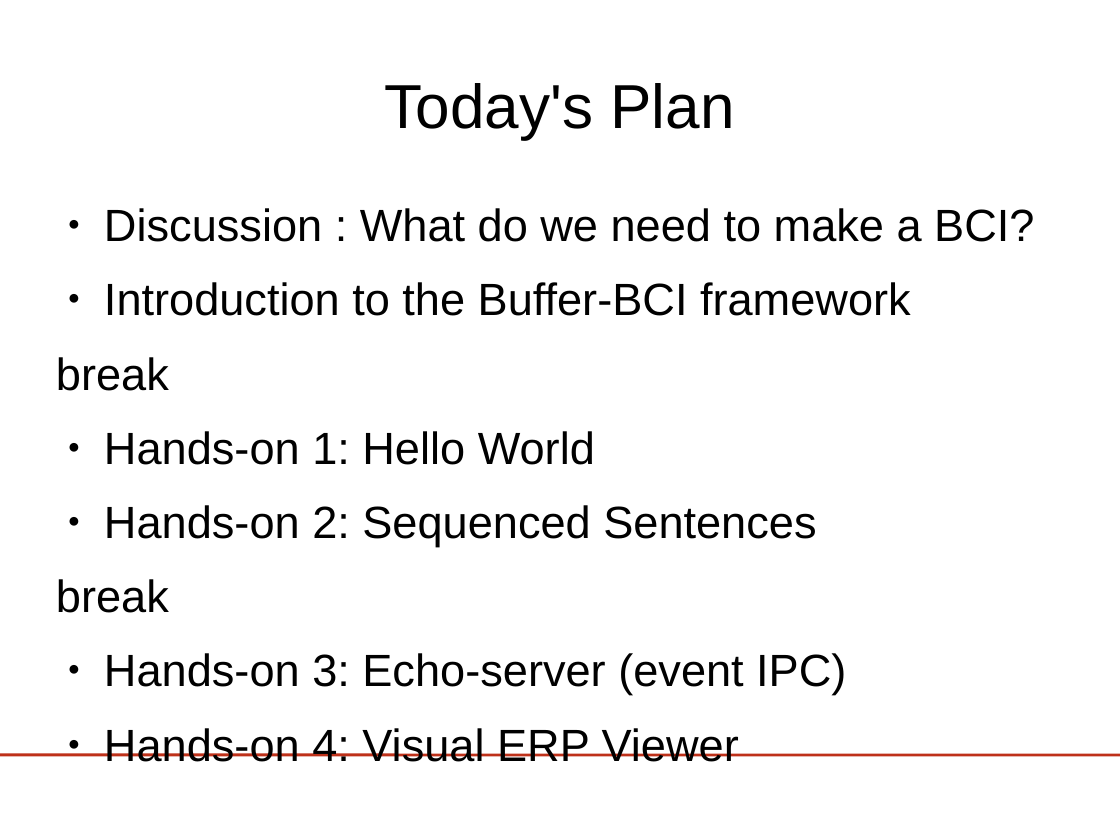
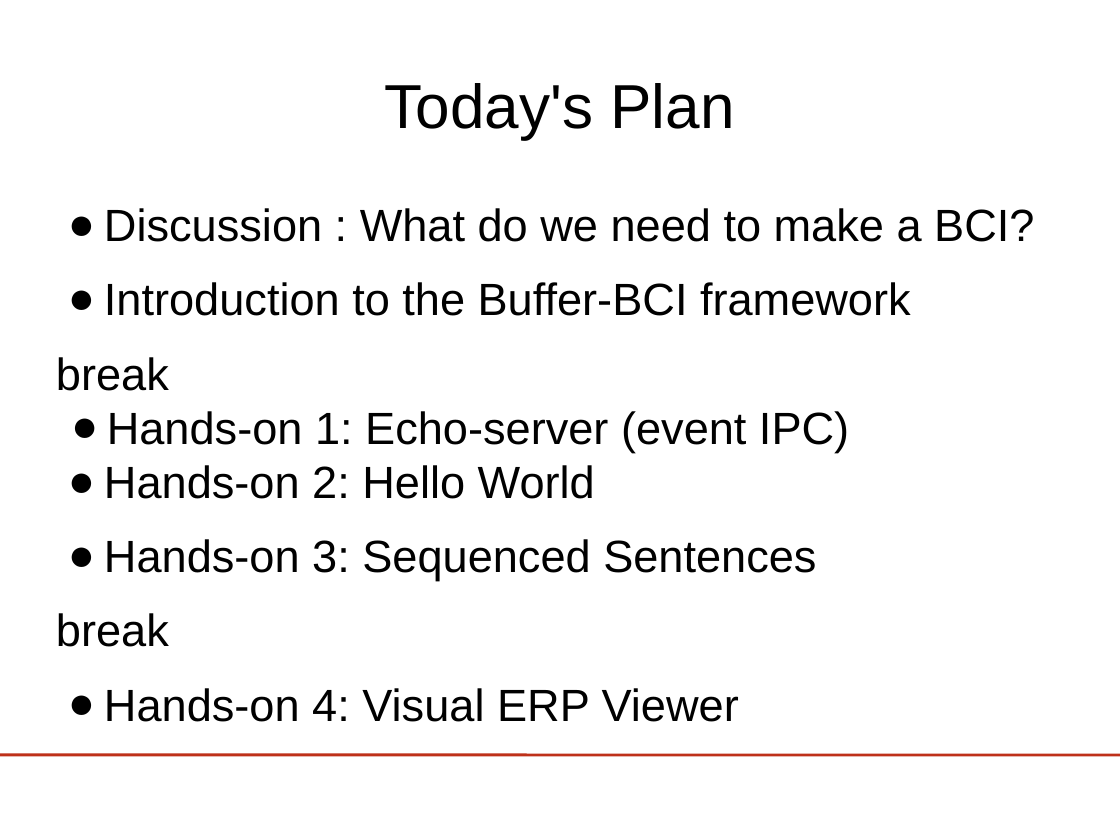
Before and after one commit to jadref/buffer_bci, a slide deck: slide 3 of tutorial/lect3-helloworld/HelloWorld_ERPViewer.odp. Drawn at 1120x840 pixels with LibreOffice and Linux fonts; fonts in the diff are those of the drawing; background and template pictures are left out. Boxes give left, top, right and bottom in pixels: in the first picture for what was removed or moved away, otherwise in the second. Text is boxed around its words. In the diff, an @@ line names an element or a change of style, - is before the commit and + after.

```diff
--- a/tutorial/lect3-helloworld/HelloWorld_ERPViewer.odp
+++ b/tutorial/lect3-helloworld/HelloWorld_ERPViewer.odp
@@ text at (56,208,1034,722): less space between paragraphs @@
@@ text at (104,411,849,581): text changed @@
-● Hands-on 1: Hello World
-● Hands-on 2: Sequenced Sentences
+● Hands-on 1: Echo-server (event IPC)
+● Hands-on 2: Hello World
+● Hands-on 3: Sequenced Sentences
@@ text at (104,653,846,695): paragraph removed @@
-● Hands-on 3: Echo-server (event IPC)
```
Also in this commit, not shown: 40 other slides changed, 4 slides added, 6 other files.
